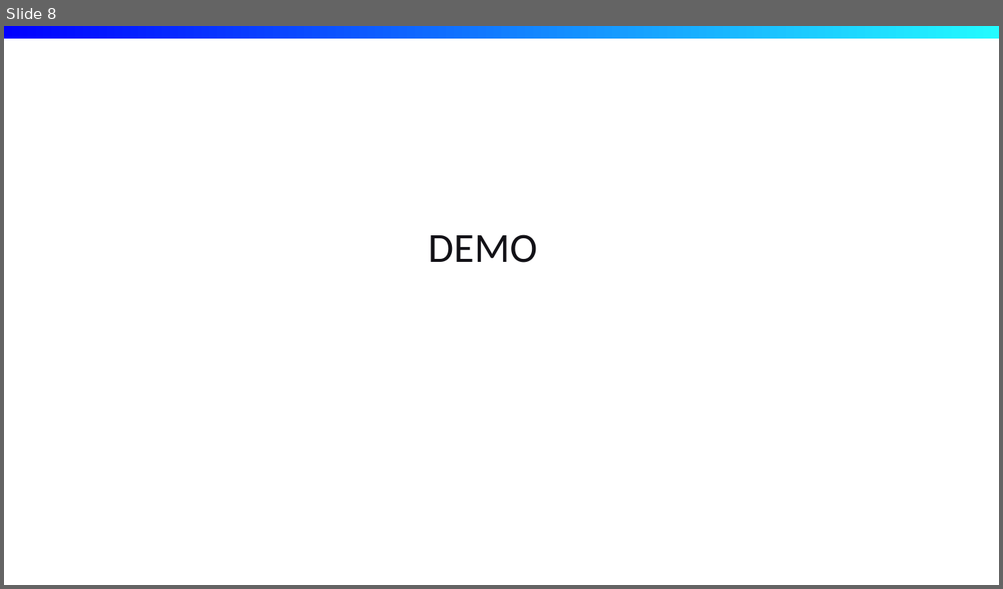
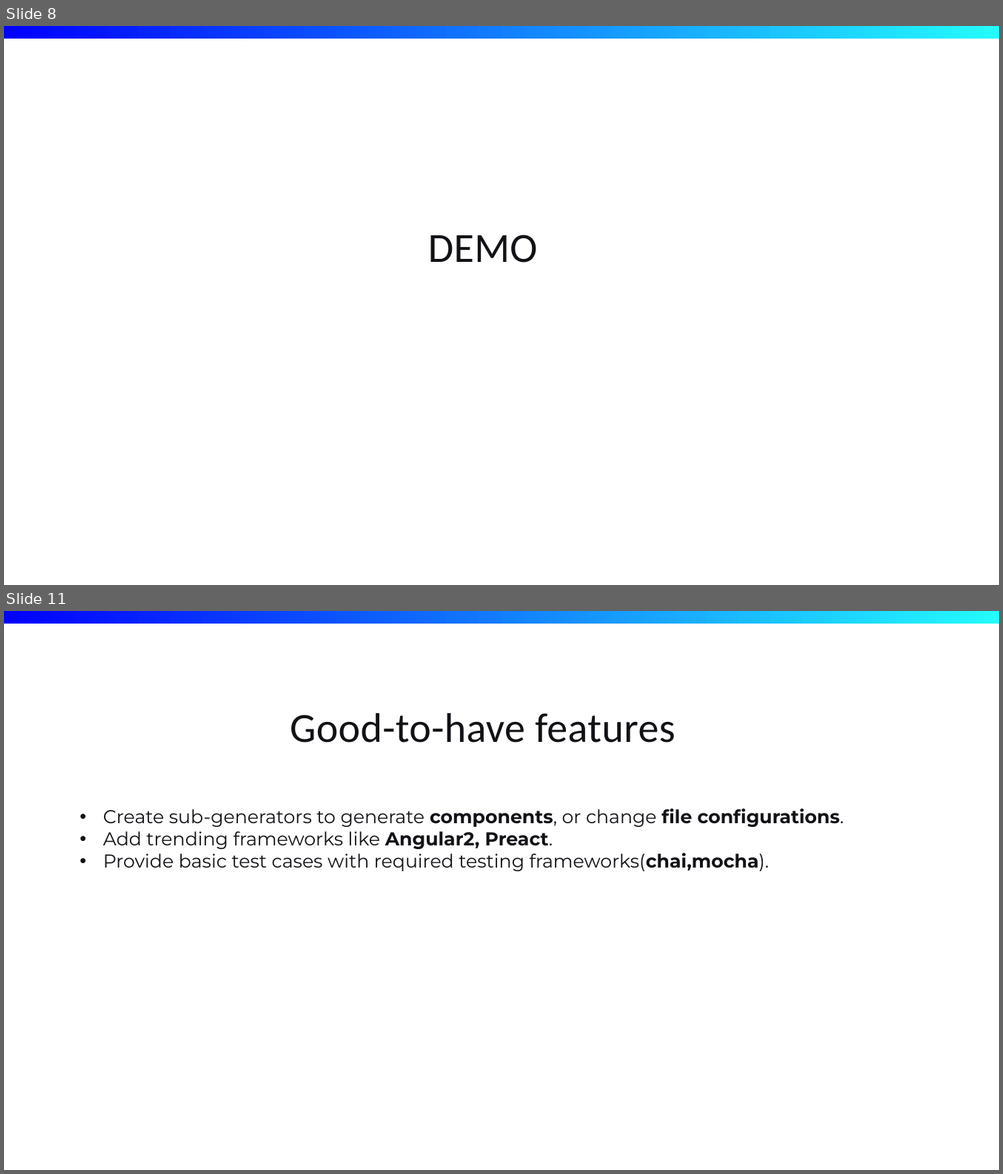
Before and after one commit to dalalayan1/shell-generator, a slide deck: generators.pptx. Shown one above the other, each under a label of ours: slide 8 before the commit, slides 8 and 11 after it; the slides between them are not shown. The pictures are 1003x589 and 1003x1174 pixels, drawn with LibreOffice and Linux fonts; fonts in the diff are those of the drawing; background and template pictures are left out. Boxes give left, top, right and bottom in pixels: in the first picture for what was removed or moved away, otherwise in the second. Text is boxed around its words. In the diff, an @@ line names an element or a change of style, - is before the commit and + after.

```diff
--- a/generators.pptx
+++ b/generators.pptx
@@ slide 11 added at <box>4,611,999,1170</box>, background picture (left out); not listed: 1 template element that a slide beside it also shows @@
@@ title added at <box>290,713,674,743</box>, 40 pt, text #121116 @@
+Good-to-have features
@@ text added at <box>103,809,844,871</box>, 18 pt, text #121116 @@
+• Create sub-generators to generate components, or change file configurations.
+• Add trending frameworks like Angular2, Preact.
+• Provide basic test cases with required testing frameworks(chai,mocha).
```
Also in this commit, not shown: 6 slides changed, 3 other slides added, 8 other files.
